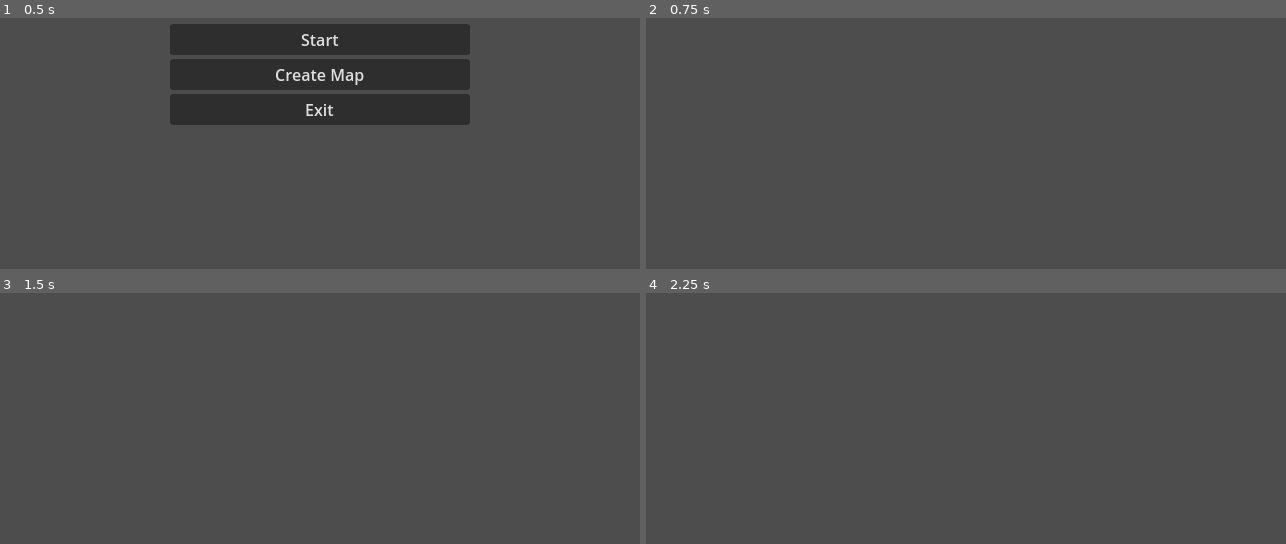
Above: before the commit, frames 1-4 (two rows, left to right).
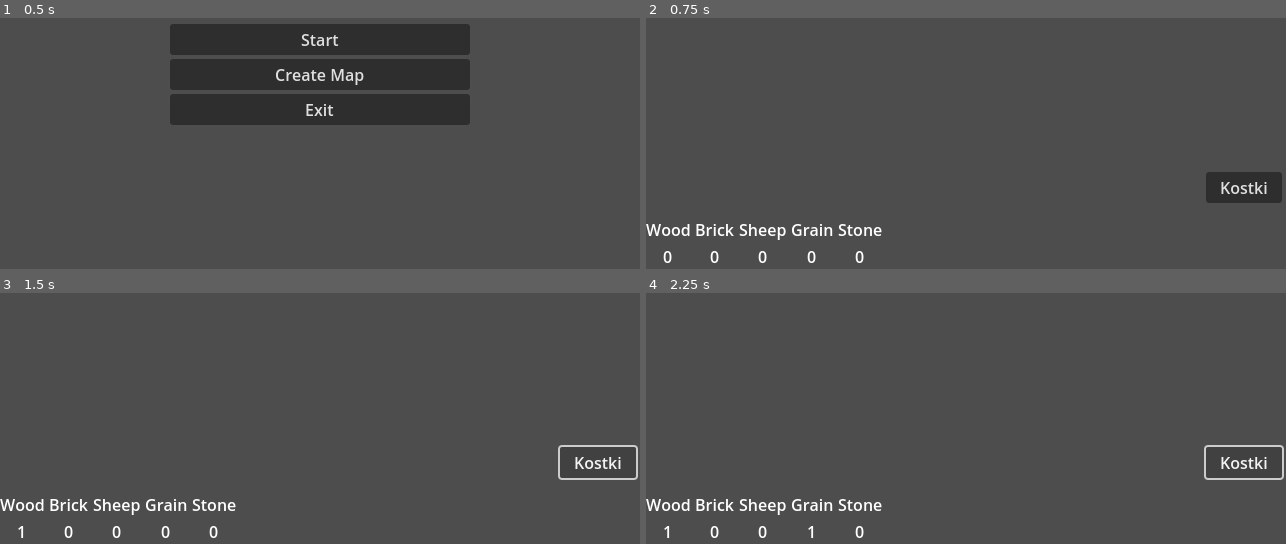
Above: after the commit, the same moments.

Repository: Mori656/Kwadratan
Game: Godot game, scene res://Scenes/Menu.tscn
The game is run twice, just before and just after one commit, with the same random seed, the same clock (stepped at 60 frames per second) and the same inputs.
Inputs (mouse positions are in pixels of both pictures, inside the frame that each line leads up to):
- Up to frame 1 (0.5 s): no input
- Up to frame 2 (0.75 s): click "Start" at 0.5 s
- Up to frame 3 (1.5 s): click (595, 463) at 1.25 s, where only the run after the commit has a clickable "Kostki"
- Up to frame 4 (2.25 s): click (1241, 463) at 2 s, where only the run after the commit has a clickable "Kostki"

Frame 1 is identical in both runs. In frame 2, 2.4% of the frame differs, in the area x 0-100%, y 61-98%; in frame 3, 1.4%; in frame 4, 1.4%.

Commit message:
Dodanie podstaw używania kostek i wyswietlania ilośći surowców

Diff:
--- a/Scenes/Game.tscn
+++ b/Scenes/Game.tscn
@@ -1,6 +1,13 @@
-[gd_scene load_steps=2 format=3 uid="uid://bgfppx4gvex5"]
+[gd_scene load_steps=4 format=3 uid="uid://bgfppx4gvex5"]
 
 [ext_resource type="Script" uid="uid://dwasi7octr36h" path="res://Scripts/game.gd" id="1_iukft"]
+[ext_resource type="PackedScene" uid="uid://c14xj5cuf1xce" path="res://Scenes/GameGUI.tscn" id="2_gl6un"]
+[ext_resource type="Script" uid="uid://dp30iiy7ugu3l" path="res://Scripts/inventory.gd" id="3_j5yw3"]
 
 [node name="Game" type="Node2D"]
 script = ExtResource("1_iukft")
+
+[node name="GUI" parent="." instance=ExtResource("2_gl6un")]
+
+[node name="Inventory" type="Node2D" parent="."]
+script = ExtResource("3_j5yw3")
--- /dev/null
+++ b/Scenes/GameGUI.tscn
@@ -0,0 +1,92 @@
+[gd_scene load_steps=2 format=3 uid="uid://c14xj5cuf1xce"]
+
+[ext_resource type="Script" uid="uid://dbfp7tw6eyadc" path="res://Scripts/game_gui.gd" id="1_lw6sg"]
+
+[node name="GUI" type="Control"]
+layout_mode = 3
+anchors_preset = 15
+anchor_right = 1.0
+anchor_bottom = 1.0
+grow_horizontal = 2
+grow_vertical = 2
+script = ExtResource("1_lw6sg")
+
+[node name="DiceContainer" type="VBoxContainer" parent="."]
+layout_mode = 2
+offset_left = 560.0
+offset_top = 261.0
+offset_right = 636.0
+offset_bottom = 327.0
+
+[node name="DiceButton" type="Button" parent="DiceContainer"]
+layout_mode = 2
+text = "Kostki
+"
+
+[node name="ResourceContainer" type="HBoxContainer" parent="."]
+layout_mode = 0
+offset_top = 307.0
+offset_right = 239.0
+offset_bottom = 357.0
+
+[node name="WoodContainer" type="VBoxContainer" parent="ResourceContainer"]
+layout_mode = 2
+
+[node name="Title" type="Label" parent="ResourceContainer/WoodContainer"]
+layout_mode = 2
+text = "Wood"
+
+[node name="Count" type="Label" parent="ResourceContainer/WoodContainer"]
+layout_mode = 2
+text = "0"
+horizontal_alignment = 1
+
+[node name="BrickContainer" type="VBoxContainer" parent="ResourceContainer"]
+layout_mode = 2
+
+[node name="Title" type="Label" parent="ResourceContainer/BrickContainer"]
+layout_mode = 2
+text = "Brick"
+
+[node name="Count" type="Label" parent="ResourceContainer/BrickContainer"]
+layout_mode = 2
+text = "0"
+horizontal_alignment = 1
+
+[node name="SheepContainer3" type="VBoxContainer" parent="ResourceContainer"]
+layout_mode = 2
+
+[node name="Title" type="Label" parent="ResourceContainer/SheepContainer3"]
+layout_mode = 2
+text = "Sheep"
+
+[node name="Count" type="Label" parent="ResourceContainer/SheepContainer3"]
+layout_mode = 2
+text = "0"
+horizontal_alignment = 1
+
+[node name="GrainContainer4" type="VBoxContainer" parent="ResourceContainer"]
+layout_mode = 2
+
+[node name="Title" type="Label" parent="ResourceContainer/GrainContainer4"]
+layout_mode = 2
+text = "Grain"
+
+[node name="Count" type="Label" parent="ResourceContainer/GrainContainer4"]
+layout_mode = 2
+text = "0"
+horizontal_alignment = 1
+
+[node name="StoneContainer5" type="VBoxContainer" parent="ResourceContainer"]
+layout_mode = 2
+
+[node name="Title" type="Label" parent="ResourceContainer/StoneContainer5"]
+layout_mode = 2
+text = "Stone"
+
+[node name="Count" type="Label" parent="ResourceContainer/StoneContainer5"]
+layout_mode = 2
+text = "0"
+horizontal_alignment = 1
+
+[connection signal="pressed" from="DiceContainer/DiceButton" to="." method="_on_button_pressed"]
--- /dev/null
+++ b/Scripts/game_gui.gd
@@ -0,0 +1,33 @@
+extends Control
+
+var k1 = 0
+var k2 = 0
+
+@onready var inventory = get_node("../Inventory")
+@onready var wood_label = $ResourceContainer/WoodContainer/Count
+@onready var brick_label = $ResourceContainer/BrickContainer/Count
+@onready var sheep_label = $ResourceContainer/SheepContainer3/Count
+@onready var grain_label = $ResourceContainer/GrainContainer4/Count
+@onready var stone_label = $ResourceContainer/StoneContainer5/Count
+
+func _process(delta):
+	update_gui()
+
+func update_gui():
+	pass
+	wood_label.text = str(inventory.resources["wood"])
+	brick_label.text = str(inventory.resources["brick"])
+	sheep_label.text = str(inventory.resources["sheep"])
+	grain_label.text = str(inventory.resources["grain"])
+	stone_label.text = str(inventory.resources["stone"])
+
+func _on_button_pressed() -> void:
+	k1 = randi() % 6 + 1
+	k2 = randi() % 6 + 1
+	print("Kostka 1:", k1)
+	print("Kostka 2:", k2)
+
+	if not k1 == 6:
+		print(inventory.resources.keys()[k1-1])
+		inventory.add_resource(inventory.resources.keys()[k1-1], 1)
+	pass # Replace with function body.
--- /dev/null
+++ b/Scripts/inventory.gd
@@ -0,0 +1,7 @@
+extends Node2D
+
+var resources = {"wood":0, "brick":0, "sheep":0, "grain":0, "stone":0}
+
+func add_resource(res,count):
+	if res in resources:
+		resources[res] += count
Not shown, added: Scripts/game_gui.gd.uid
Not shown, added: Scripts/inventory.gd.uid
